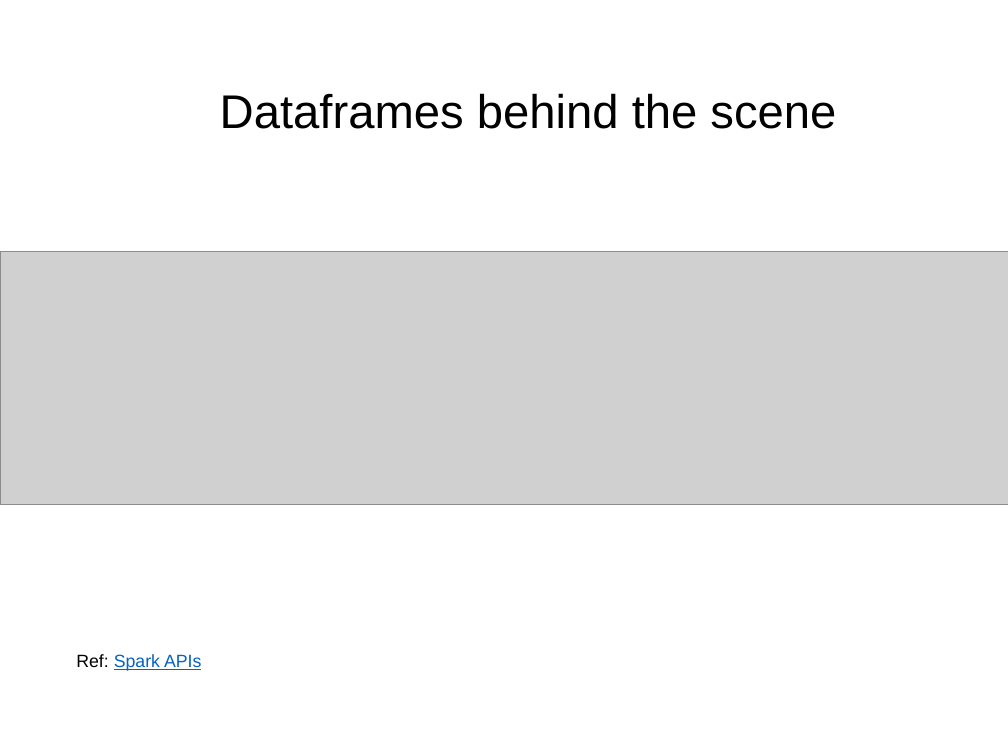
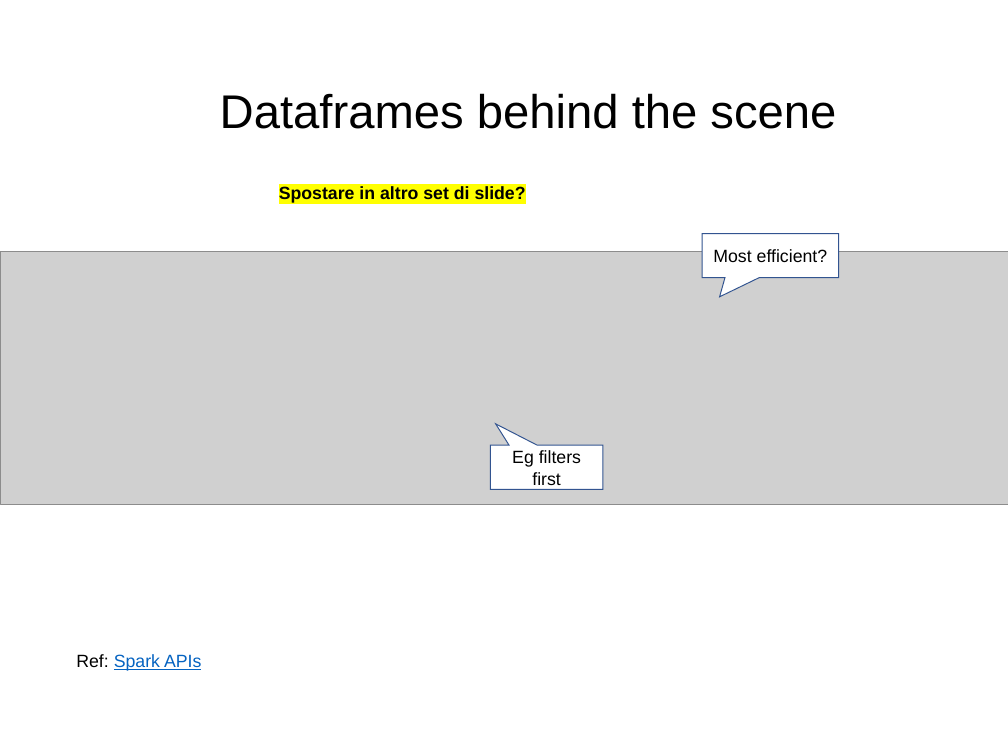
Before and after one commit to Marco-Santoni/databricks-from-scratch, a slide deck: slide 12 of training-spark/1_Spark.pptx (slide 8 before the commit). Drawn at 1008x756 pixels with LibreOffice and Linux fonts; fonts in the diff are those of the drawing; grey boxes stand for pictures; background and template pictures are left out. Boxes give left, top, right and bottom in pixels: in the first picture for what was removed or moved away, otherwise in the second. Text is boxed around its words. In the diff, an @@ line names an element or a change of style, - is before the commit and + after.

Commit message:
first slides almost done

```diff
--- a/training-spark/1_Spark.pptx
+++ b/training-spark/1_Spark.pptx
@@ text added at (279, 186, 526, 203), 18 pt, text #000000, bold @@
+Spostare in altro set di slide?
@@ speech box added at (702, 234, 839, 278), fill #FFFFFF, outline #325491 1 pt, 18 pt, text #000000 @@
+Most efficient?
@@ speech box added at (491, 445, 603, 489), fill #FFFFFF, outline #325491 1 pt, 18 pt, text #000000 @@
+Eg filters first
```
Also in this commit, not shown: 2 other slides changed, 5 slides added, 1 slide removed.
